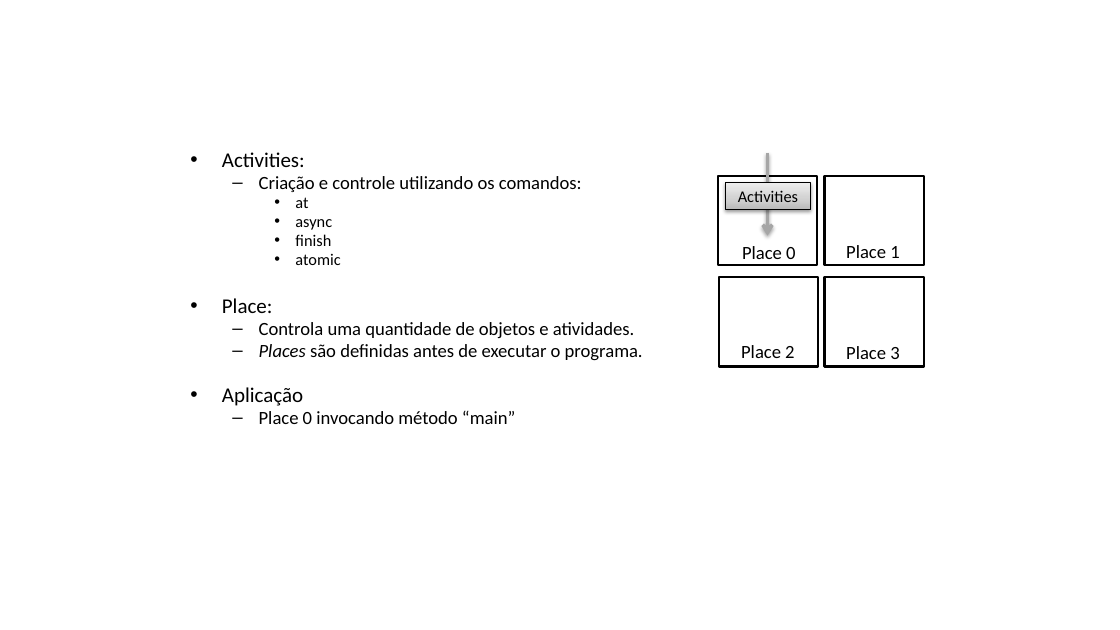
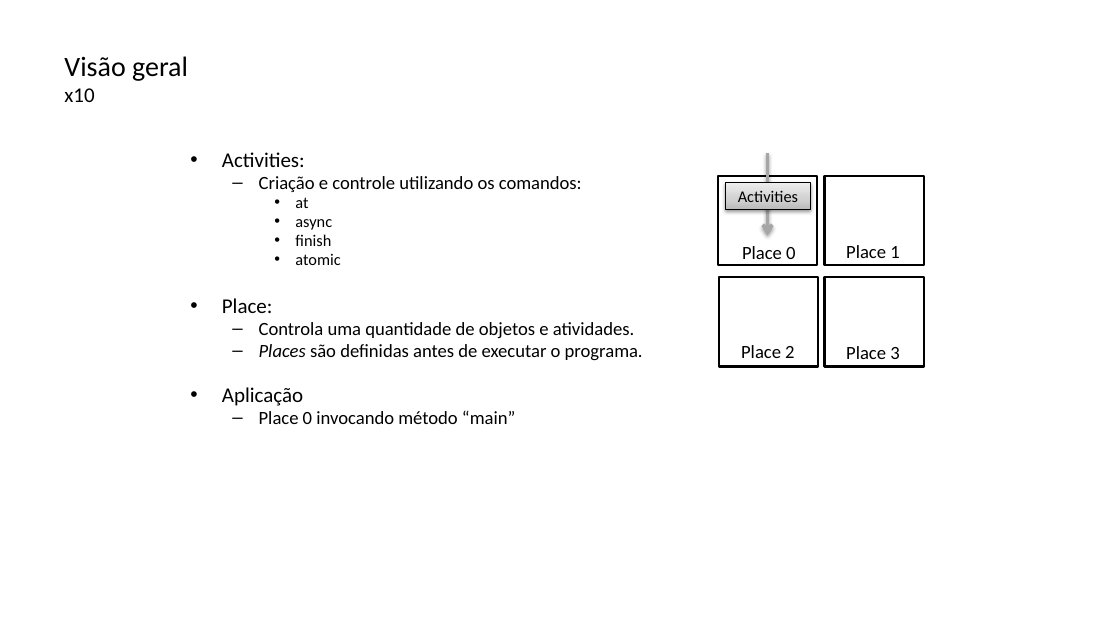
Before and after one commit to lquatrin/inf2591, a slide deck: slide 8 of x10.pptx (slide 7 before the commit). Drawn at 1120x630 pixels with LibreOffice and Linux fonts; fonts in the diff are those of the drawing. Boxes give left, top, right and bottom in pixels: in the first picture for what was removed or moved away, otherwise in the second. Text is boxed around its words. In the diff, an @@ line names an element or a change of style, - is before the commit and + after.

```diff
--- a/x10.pptx
+++ b/x10.pptx
@@ title added at bbox=[64, 56, 188, 102], 24 pt, text #000000 @@
+Visão geral
+x10
```
Also in this commit, not shown: 21 other slides changed, 2 slides added, 1 slide removed, 5 other files.
